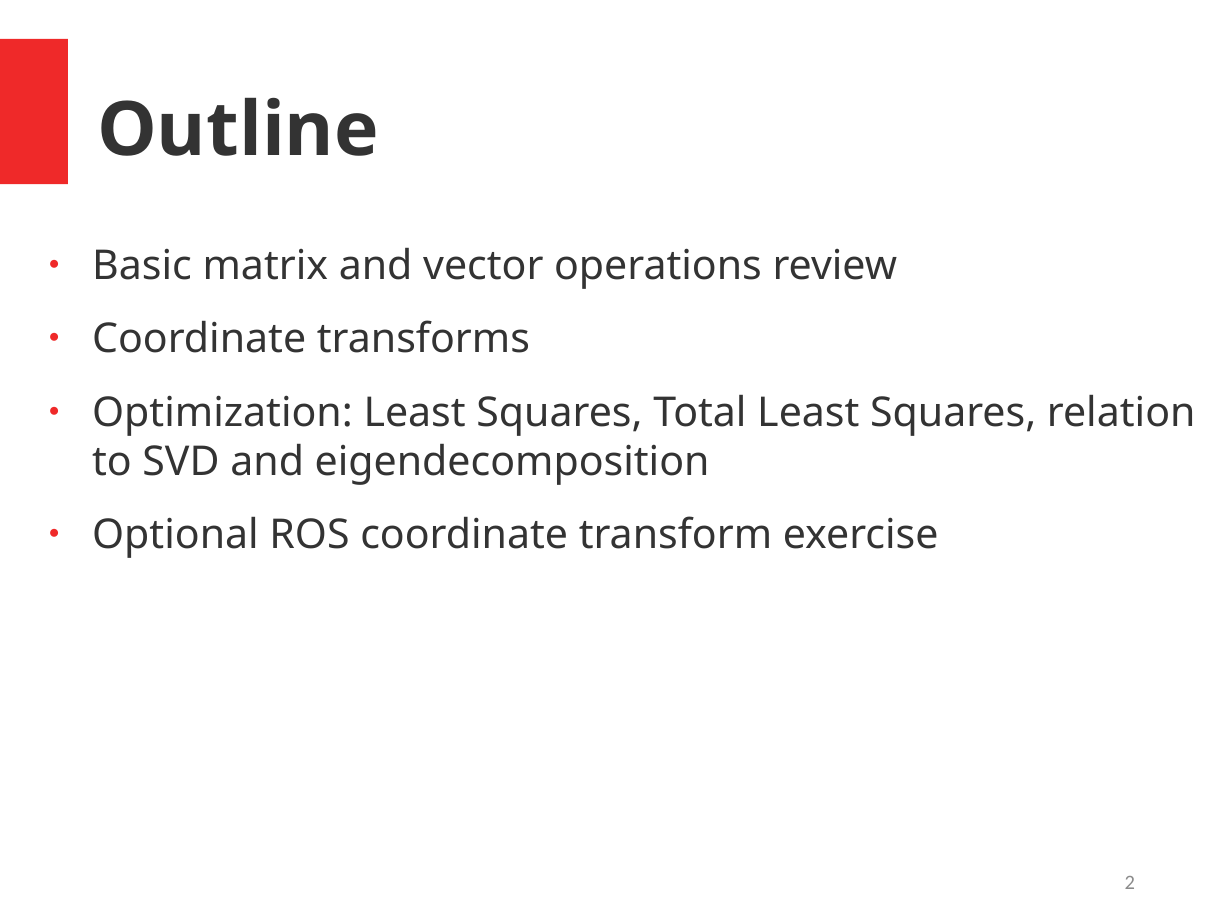
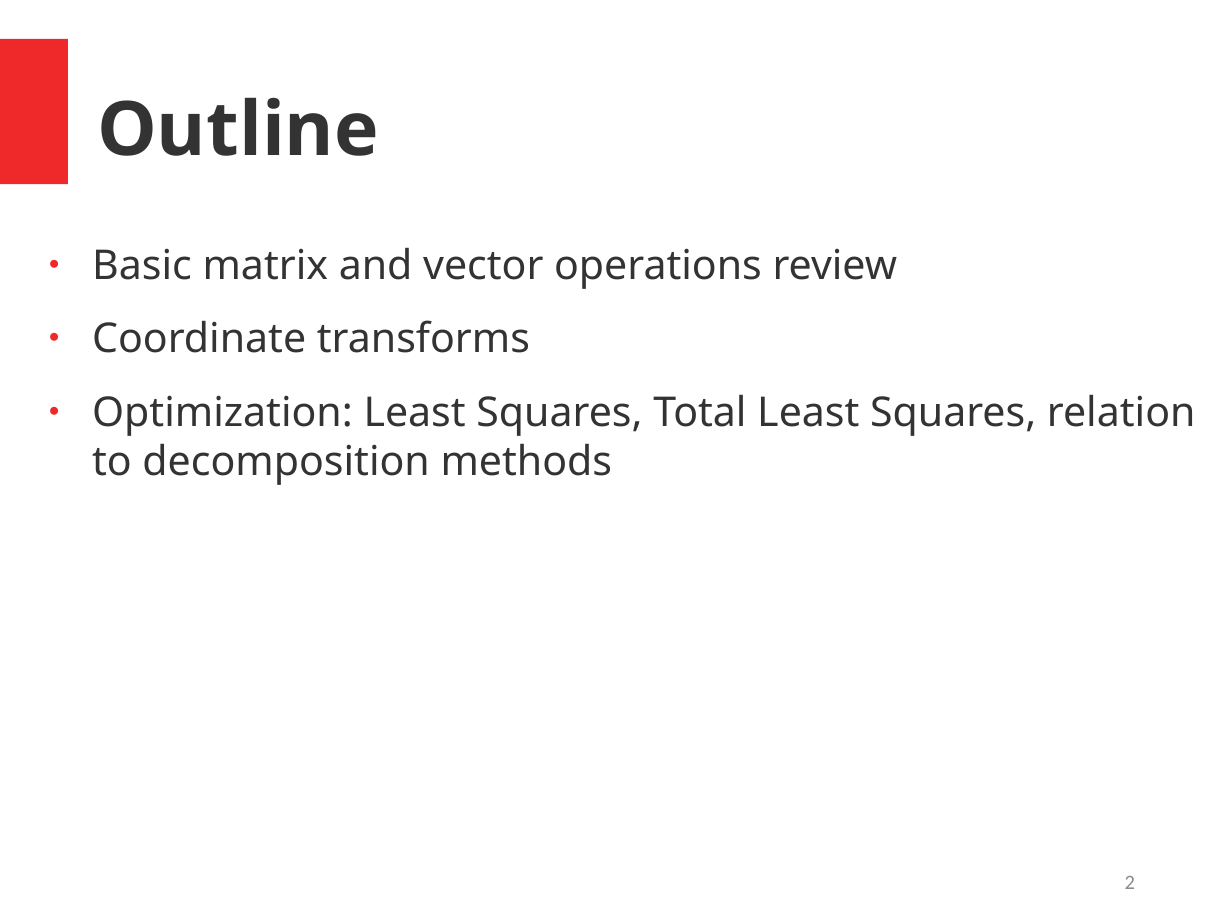
Before and after one commit to dmeger/COMP417_Fall2019, a slide deck: slide 2 of website/tutorials/LinearAlgebra_Tutorial.pptx. Drawn at 1232x924 pixels with LibreOffice and Linux fonts; fonts in the diff are those of the drawing. Boxes give left, top, right and bottom in pixels: in the first picture for what was removed or moved away, otherwise in the second. Text is boxed around its words. In the diff, an @@ line names an element or a change of style, - is before the commit and + after.

```diff
--- a/website/tutorials/LinearAlgebra_Tutorial.pptx
+++ b/website/tutorials/LinearAlgebra_Tutorial.pptx
@@ text at <box>92,394,1196,485</box>: text changed @@
-● Optimization: Least Squares, Total Least Squares, relation to SVD and eigendecomposition
-● Optional ROS coordinate transform exercise
+● Optimization: Least Squares, Total Least Squares, relation to decomposition methods
```
Also in this commit, not shown: 3 other slides changed, 2 slides removed, 1 other file.
